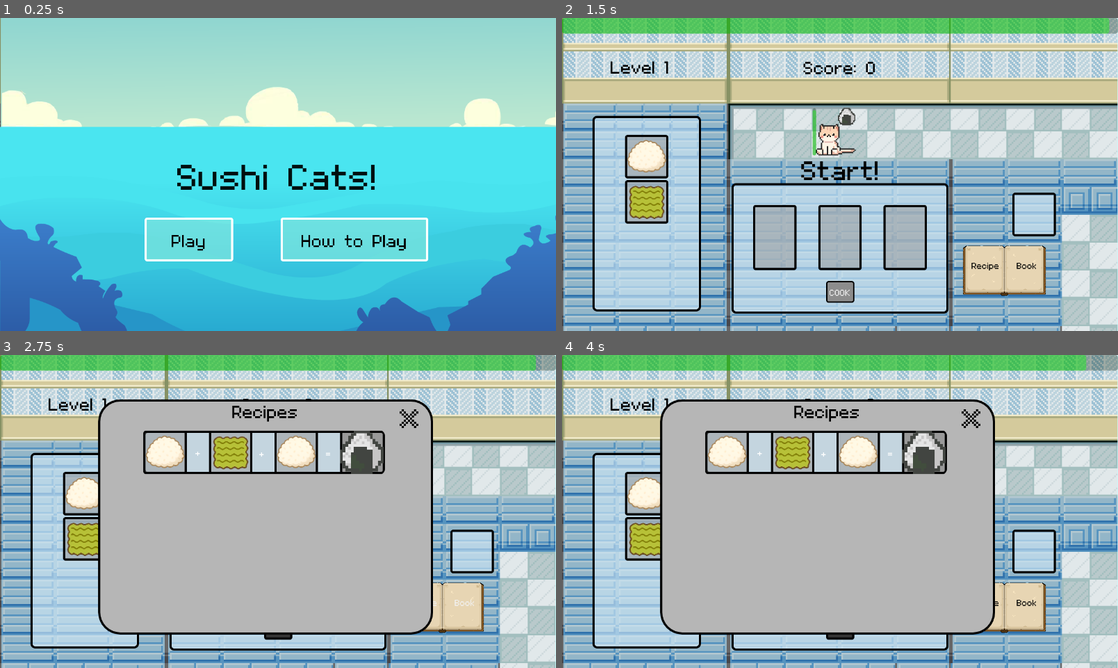
Above: before the commit, frames 1-4 (two rows, left to right).
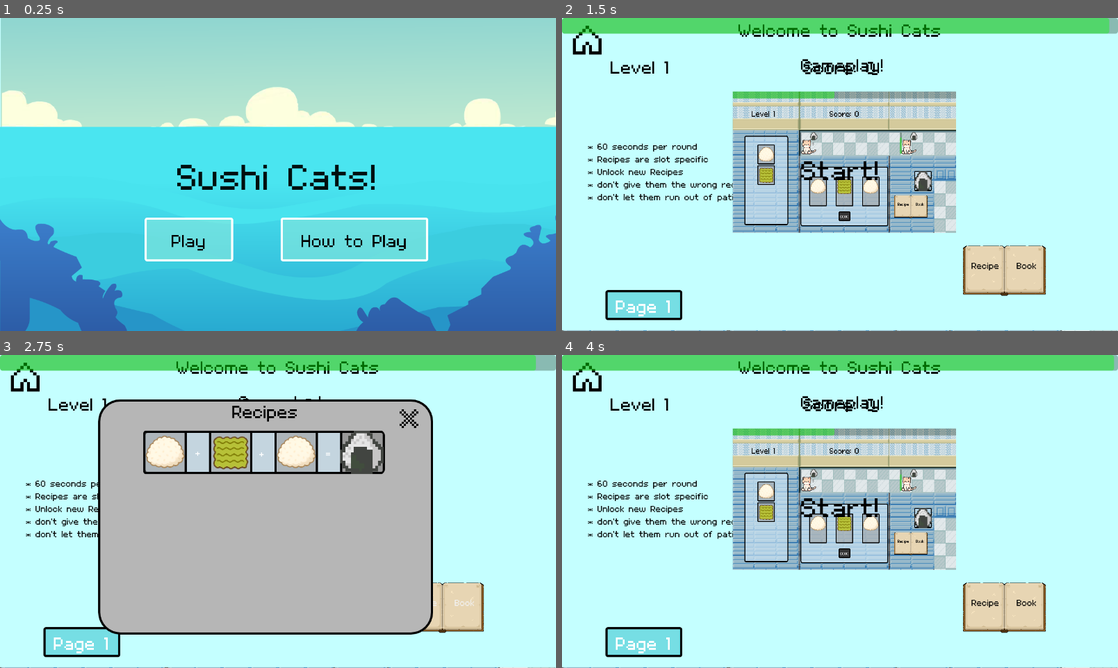
Above: after the commit, the same moments.

Repository: leobarber3/sushiCats
Game: Godot game, scene res://scenes/main.tscn
Two runs of this game, one before a commit and one after it. Both use one fixed random seed, a clock stepped at 60 frames per second and the inputs below.
Inputs (mouse positions are in pixels of both pictures, inside the frame that each line leads up to):
- Up to frame 1 (0.25 s): no input
- Up to frame 2 (1.5 s): click "Play" at 0.5 s; click "COOK" at 1.25 s
- Up to frame 3 (2.75 s): click "Recipe Book" at 2 s
- Up to frame 4 (4 s): click (589, 376) at 2.77 s; click (751, 577) at 3.5 s, where only the run after the commit has a clickable "Play"

The runs differ from the first frame. In frame 1, less than 0.1% of the frame differs, in the area x 0-1%, y 0-35%; in frame 2, 89%; in frame 3, 50%; in frame 4, 92%, in the area x 0-100%, y 0-100%.

Commit message:
Completed page one of How To Play screen

Diff:
--- a/scenes/HUD.tscn
+++ b/scenes/HUD.tscn
@@ -6,6 +6,7 @@
 [ext_resource type="FontFile" uid="uid://dcogmc7hjr77y" path="res://assets/fonts/mago1.ttf" id="3_7hsmw"]
 [ext_resource type="PackedScene" uid="uid://jl613d5wvwld" path="res://scenes/recipe_book_slots.tscn" id="4_f6qnu"]
 [ext_resource type="Texture2D" uid="uid://btqqnn5flmpox" path="res://assets/Icons/home.png" id="5_k4w17"]
+[ext_resource type="Texture2D" uid="uid://b0x3h3u188aj0" path="res://assets/Icons/onigiriCook.png" id="5_meimr"]
 [ext_resource type="PackedScene" uid="uid://b6oblbqwo7e7y" path="res://scenes/unlocked_slot.tscn" id="5_nysna"]
 [ext_resource type="Texture2D" uid="uid://b6idwtapwqg68" path="res://assets/Icons/gameplay1.png" id="6_cf6ij"]
 [ext_resource type="Texture2D" uid="uid://g2dbkcjv75jc" path="res://assets/Icons/close.png" id="6_twldb"]
@@ -256,7 +257,6 @@
 offset_bottom = 40.0
 
 [node name="HowToPlayScreen" type="Control" parent="ScreenManager" unique_id=876507751]
-visible = false
 anchors_preset = 0
 offset_right = 926.0
 offset_bottom = 858.0
@@ -273,6 +273,7 @@
 anchor_left = 0.5
 anchor_right = 0.5
 offset_left = -640.0
+offset_top = 44.0
 offset_right = 640.0
 offset_bottom = 153.0
 grow_horizontal = 2
@@ -298,8 +299,9 @@
 theme_override_colors/font_color = Color(0, 0, 0, 1)
 theme_override_fonts/font = ExtResource("3_7hsmw")
 theme_override_font_sizes/font_size = 32
-text = "* Game Description
-Born on an island filled with starving cats, you've decided to open a restaurantso you dont become their next meal.
+text = "
+* Game Description
+Born on an island filled with starving cats, you've decided to open a restaurant so you dont become their next meal.
 These cats are HANGRY and impatient. Theres only one solution... SUSHI!!!!!
 
 
@@ -308,12 +310,12 @@
 [node name="HowToPlayTitle" type="Label" parent="ScreenManager/HowToPlayScreen/ColorRect" unique_id=1439861644]
 layout_mode = 0
 offset_left = 11.0
-offset_top = 198.0
+offset_top = 210.0
 offset_right = 1281.0
-offset_bottom = 249.0
-theme_override_colors/font_color = Color(0, 0, 0, 1)
-theme_override_fonts/font = ExtResource("3_7hsmw")
-theme_override_font_sizes/font_size = 64
+offset_bottom = 261.0
+theme_override_colors/font_color = Color(0, 0, 0, 1)
+theme_override_fonts/font = ExtResource("3_7hsmw")
+theme_override_font_sizes/font_size = 58
 text = "How to play!"
 horizontal_alignment = 1
 vertical_alignment = 1
@@ -327,13 +329,52 @@
 theme_override_colors/font_color = Color(0, 0, 0, 1)
 theme_override_fonts/font = ExtResource("3_7hsmw")
 theme_override_font_sizes/font_size = 32
-text = "* 60 seconds per round
-* Recipes are slot specific
-* Unlock new Recipes
-* don't give them the wrong recipe
-* don't let them run out of patience
-* get score >= 50 to advance to next level
+text = "* The game begins when you press play! You will have 60 seconds each level to satisfy your cat customers,
+                                              or it's game over for you...
+     As you appease the cats, you will learn new recipes from them in order to further satiate them.
+
+
+
 "
+
+[node name="HowToPlayText2" type="Label" parent="ScreenManager/HowToPlayScreen/ColorRect" unique_id=736835872]
+layout_mode = 0
+offset_left = 531.0
+offset_top = 383.0
+offset_right = 1247.0
+offset_bottom = 620.0
+theme_override_colors/font_color = Color(0, 0, 0, 1)
+theme_override_fonts/font = ExtResource("3_7hsmw")
+theme_override_font_sizes/font_size = 32
+text = "Each level involves the same steps!
+You begin with one starter recipe: onigiri
+To cook onigiri you need to place ingredients into the cooking
+slots in the proper order: rice first, then seaweed, then rice.
+After pressed cook, you can drag the cooked food to the customer
+requesting it.
+Each cat will display their order above their head and leave either:
+         * Happy: +10 points or     * Unhappy: -5 points"
+
+[node name="HowToPlayText3" type="Label" parent="ScreenManager/HowToPlayScreen/ColorRect" unique_id=853317010]
+layout_mode = 0
+offset_left = 59.0
+offset_top = 630.0
+offset_right = 1004.0
+offset_bottom = 717.0
+theme_override_colors/font_color = Color(0, 0, 0, 1)
+theme_override_fonts/font = ExtResource("3_7hsmw")
+theme_override_font_sizes/font_size = 32
+text = "Each cat will request a specific food and will only be so patient!
+Give enough cats their food within the 60 second time limit to reach 50 points and you
+can live to see another day with the cats."
+
+[node name="TextureRect" type="TextureRect" parent="ScreenManager/HowToPlayScreen/ColorRect" unique_id=1992980687]
+layout_mode = 0
+offset_left = 64.0
+offset_top = 381.0
+offset_right = 506.0
+offset_bottom = 632.0
+texture = ExtResource("5_meimr")
 
 [node name="HomeButton" type="Button" parent="ScreenManager/HowToPlayScreen" unique_id=1247055201]
 layout_mode = 0
@@ -365,7 +406,6 @@
 text = "Page 2"
 
 [node name="HowToPlayScreen2" type="Control" parent="ScreenManager" unique_id=2095212888]
-visible = false
 anchors_preset = 0
 offset_right = 926.0
 offset_bottom = 858.0
@@ -544,6 +584,7 @@
 expand_icon = true
 
 [node name="HomeScreen" type="Control" parent="ScreenManager" unique_id=487187303]
+visible = false
 anchors_preset = 0
 offset_right = 40.0
 offset_bottom = 40.0
Binary file added: assets/Icons/onigiriCook.png
Not shown, added: assets/Icons/onigiriCook.png.import
